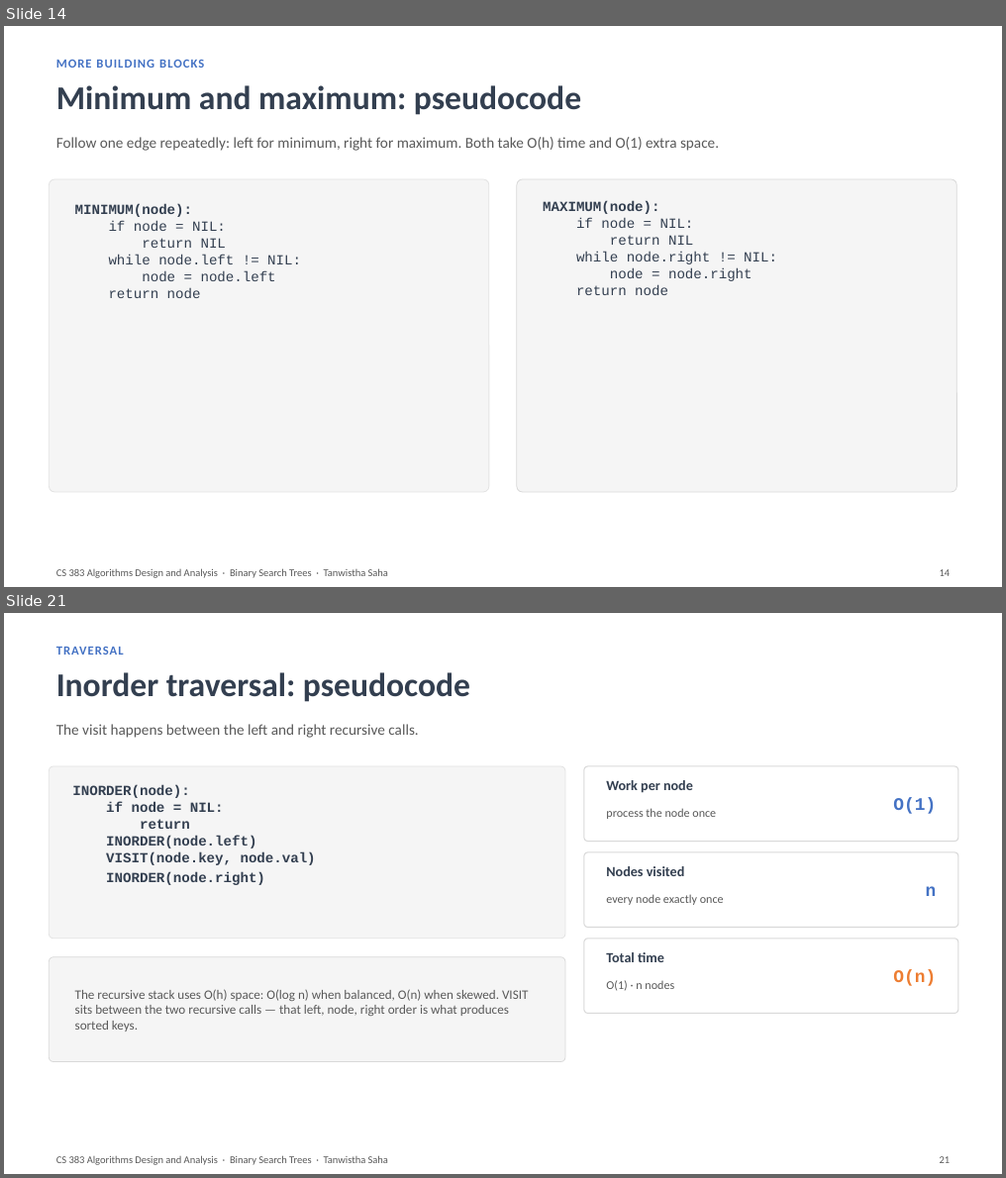
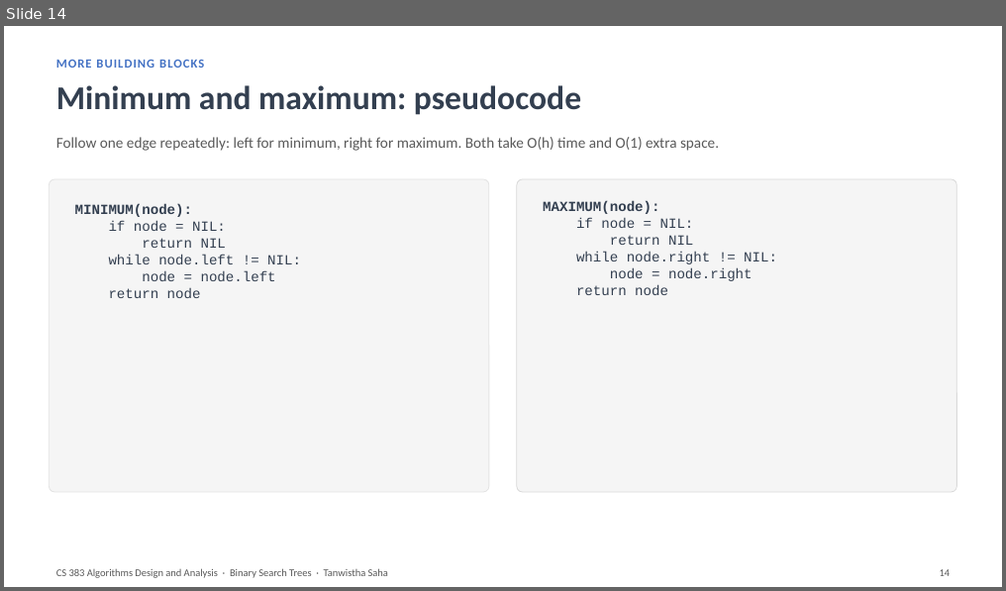
Before and after one commit to tanwistha/cs383_fall26, a slide deck: lectures/Binary_Search_Trees.pptx. Shown one above the other, each under a label of ours: slides 14 and 21 before the commit, slide 14 after it; the slides between them are not shown. The pictures are 1006x1178 and 1006x591 pixels, drawn with LibreOffice and Linux fonts; fonts in the diff are those of the drawing. Boxes give left, top, right and bottom in pixels: in the first picture for what was removed or moved away, otherwise in the second. Text is boxed around its words. In the diff, an @@ line names an element or a change of style, - is before the commit and + after.

```diff
--- a/lectures/Binary_Search_Trees.pptx
+++ b/lectures/Binary_Search_Trees.pptx
@@ slide 21 removed at [4,613,1002,1174], background #FFFFFF @@
@@ text removed at [56,647,124,655] @@
-TRAVERSAL
@@ text removed at [56,672,470,702] @@
-Inorder traversal: pseudocode
@@ text removed at [56,724,418,738] @@
-The visit happens between the left and right recursive calls.
@@ rounded rectangle removed at [49,766,565,939] @@
@@ text removed at [72,785,316,885] @@
-INORDER(node):
-if node = NIL:
-return
-INORDER(node.left)
-VISIT(node.key, node.val)
-INORDER(node.right)
@@ rounded rectangle removed at [584,766,958,842] @@
@@ text removed at [606,780,693,793] @@
-Work per node
@@ text removed at [606,808,716,819] @@
-process the node once
@@ text removed at [893,798,936,814] @@
-O(1)
@@ rounded rectangle removed at [584,853,958,928] @@
@@ text removed at [606,866,685,876] @@
-Nodes visited
@@ text removed at [606,894,724,905] @@
-every node exactly once
@@ text removed at [926,886,937,896] @@
-n
@@ rounded rectangle removed at [584,939,958,1014] @@
@@ rounded rectangle removed at [49,958,565,1062] @@
@@ text removed at [606,953,664,962] @@
-Total time
@@ text removed at [75,989,528,1032] @@
-The recursive stack uses O(h) space: O(log n) when balanced, O(n) when skewed. VISIT sits between the two recursive calls — that left, node, right order is what produces sorted keys.
@@ text removed at [606,980,674,991] @@
-O(1) · n nodes
@@ text removed at [893,970,936,986] @@
-O(n)
@@ text removed at [56,1156,388,1165] @@
-CS 383 Algorithms Design and Analysis · Binary Search Trees · Tanwistha Saha
@@ text removed at [940,1157,950,1163] @@
-21
```
Also in this commit, not shown: 8 slides changed, 5 slides added, 3 other slides removed.
